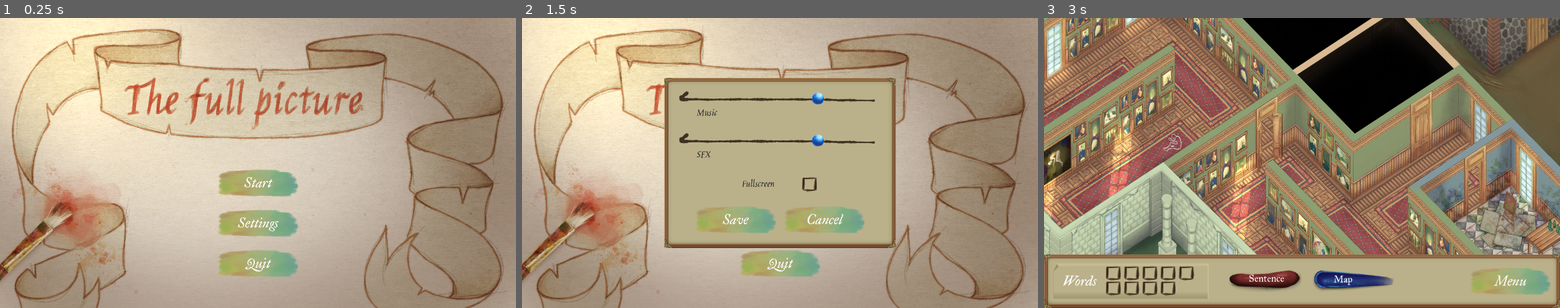
Above: before the commit, frames 1-3 (left to right).
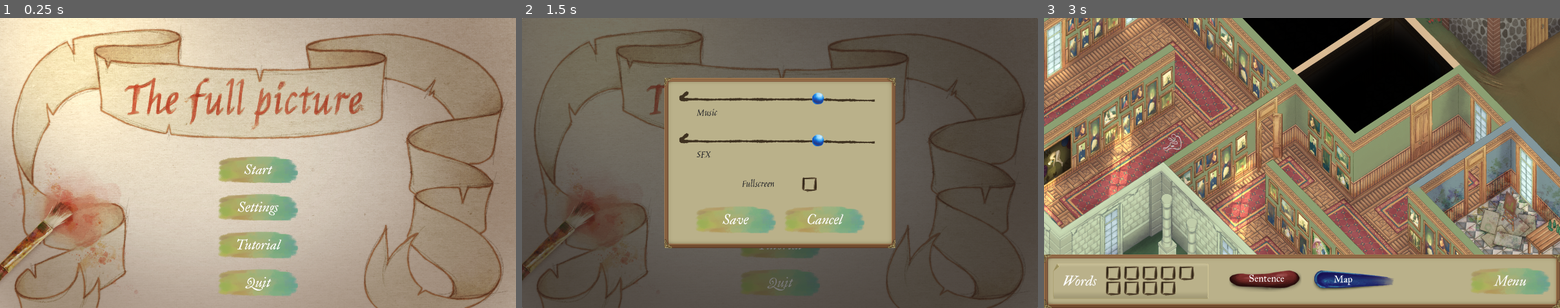
Above: after the commit, the same moments.

Repository: 100-Devs-1-Game/TheFullPicture
Game: Godot game, scene res://menus/main_menu.tscn
Same seed, same stepped clock (60 frames per second), same inputs: the game is played once before the commit and once after it. Sound files missing from this copy of the repository are replaced by a short silence.
Inputs (mouse positions are in pixels of both pictures, inside the frame that each line leads up to):
- Up to frame 1 (0.25 s): no input
- Up to frame 2 (1.5 s): click "Settings" at 0.5 s; click (780, 244) at 1.25 s, where only the run after the commit has a clickable "Tutorial"
- Up to frame 3 (3 s): click "Cancel" at 2 s; click "Start" at 2.75 s

The runs differ from the first frame. In frame 1, 5.5% of the frame differs, in the area x 42-58%, y 47-96%; in frame 2, 74%, in the area x 0-100%, y 0-100%; in frame 3, nothing differs.

Commit message:
Tutorial update

Diff:
--- a/src/menus/main_menu.gd
+++ b/src/menus/main_menu.gd
@@ -1,7 +1,9 @@
 extends Control
 
 @onready var settings_popup: SettingsPopup = $SettingsPopup
+@onready var tutorial_popup: TutorialPopup = $TutorialPopup
 @onready var quit_button: TextureButton = $VBoxContainer/QuitButton
+@onready var blocking_overlay: PanelContainer = $BlockingOverlay
 
 
 
@@ -18,8 +20,20 @@
 
 
 func _on_settings_button_pressed() -> void:
+	blocking_overlay.show()
 	settings_popup.open()
+	settings_popup.closed.connect(on_popup_closed)
+
+
+func _on_tutorial_button_pressed() -> void:
+	blocking_overlay.show()
+	tutorial_popup.show()
+	tutorial_popup.closed.connect(on_popup_closed)
 
 
 func _on_quit_button_pressed() -> void:
 	get_tree().quit()
+
+
+func on_popup_closed():
+	blocking_overlay.hide()
--- a/src/menus/main_menu.tscn
+++ b/src/menus/main_menu.tscn
@@ -1,10 +1,11 @@
-[gd_scene load_steps=9 format=3 uid="uid://dctujakcy61p2"]
+[gd_scene load_steps=11 format=3 uid="uid://dctujakcy61p2"]
 
 [ext_resource type="PackedScene" uid="uid://bdm23kuuc3m74" path="res://ui/components/menu_button.tscn" id="1_8gy84"]
 [ext_resource type="Script" uid="uid://bvdfmvl4aql2i" path="res://menus/main_menu.gd" id="1_ij7vn"]
 [ext_resource type="Texture2D" uid="uid://bgv5cbttm1rko" path="res://assets/art/main_menu/Start.jpg" id="2_oblsv"]
 [ext_resource type="FontFile" uid="uid://jimsitoijr6" path="res://assets_external/fonts/IM_Fell_Great_Primer/IMFellGreatPrimer-Italic.ttf" id="3_rqbgu"]
 [ext_resource type="PackedScene" uid="uid://bgvhmukqvy84h" path="res://menus/settings_popup.tscn" id="3_yjgyn"]
+[ext_resource type="PackedScene" uid="uid://ytsibd2sd08a" path="res://menus/tutorial_popup.tscn" id="6_a63lr"]
 
 [sub_resource type="LabelSettings" id="LabelSettings_oblsv"]
 resource_local_to_scene = true
@@ -12,6 +13,11 @@
 font_size = 50
 
 [sub_resource type="LabelSettings" id="LabelSettings_a63lr"]
+resource_local_to_scene = true
+font = ExtResource("3_rqbgu")
+font_size = 50
+
+[sub_resource type="LabelSettings" id="LabelSettings_hswy5"]
 resource_local_to_scene = true
 font = ExtResource("3_rqbgu")
 font_size = 50
@@ -39,10 +45,10 @@
 [node name="VBoxContainer" type="VBoxContainer" parent="."]
 layout_mode = 0
 offset_left = 810.0
-offset_top = 564.0
+offset_top = 515.0
 offset_right = 1110.0
-offset_bottom = 964.0
-theme_override_constants/separation = 50
+offset_bottom = 1035.0
+theme_override_constants/separation = 40
 
 [node name="StartButton" parent="VBoxContainer" instance=ExtResource("1_8gy84")]
 layout_mode = 2
@@ -58,6 +64,13 @@
 text = "Settings"
 label_settings = SubResource("LabelSettings_a63lr")
 
+[node name="TutorialButton" parent="VBoxContainer" instance=ExtResource("1_8gy84")]
+layout_mode = 2
+
+[node name="Label" parent="VBoxContainer/TutorialButton" index="0"]
+text = "Tutorial"
+label_settings = SubResource("LabelSettings_hswy5")
+
 [node name="QuitButton" parent="VBoxContainer" instance=ExtResource("1_8gy84")]
 layout_mode = 2
 
@@ -65,14 +78,29 @@
 text = "Quit"
 label_settings = SubResource("LabelSettings_pwbes")
 
+[node name="BlockingOverlay" type="PanelContainer" parent="."]
+visible = false
+layout_mode = 1
+anchors_preset = 15
+anchor_right = 1.0
+anchor_bottom = 1.0
+grow_horizontal = 2
+grow_vertical = 2
+
 [node name="SettingsPopup" parent="." instance=ExtResource("3_yjgyn")]
+visible = false
+layout_mode = 1
+
+[node name="TutorialPopup" parent="." instance=ExtResource("6_a63lr")]
 visible = false
 layout_mode = 1
 
 [connection signal="pressed" from="VBoxContainer/StartButton" to="." method="_on_start_button_pressed"]
 [connection signal="pressed" from="VBoxContainer/SettingsButton" to="." method="_on_settings_button_pressed"]
+[connection signal="pressed" from="VBoxContainer/TutorialButton" to="." method="_on_tutorial_button_pressed"]
 [connection signal="pressed" from="VBoxContainer/QuitButton" to="." method="_on_quit_button_pressed"]
 
 [editable path="VBoxContainer/StartButton"]
 [editable path="VBoxContainer/SettingsButton"]
+[editable path="VBoxContainer/TutorialButton"]
 [editable path="VBoxContainer/QuitButton"]
--- a/src/menus/settings_popup.gd
+++ b/src/menus/settings_popup.gd
@@ -1,5 +1,7 @@
 class_name SettingsPopup
 extends CenterContainer
+
+signal closed
 
 @onready var music_slider: HSlider = %MusicSlider
 @onready var sfx_slider: HSlider = %SFXSlider
@@ -24,3 +26,4 @@
 
 func _on_cancel_button_pressed() -> void:
 	hide()
+	closed.emit()
--- /dev/null
+++ b/src/menus/tutorial_popup.gd
@@ -0,0 +1,11 @@
+class_name TutorialPopup
+extends CenterContainer
+
+
+signal closed
+
+
+
+func _on_close_button_pressed() -> void:
+	hide()
+	closed.emit()
--- /dev/null
+++ b/src/menus/tutorial_popup.tscn
@@ -0,0 +1,53 @@
+[gd_scene load_steps=7 format=3 uid="uid://ytsibd2sd08a"]
+
+[ext_resource type="Script" uid="uid://c4thsiqxsjjps" path="res://menus/tutorial_popup.gd" id="1_mxy3a"]
+[ext_resource type="StyleBox" uid="uid://opg1fo6x4a5l" path="res://ui/panel_background.stylebox" id="1_roied"]
+[ext_resource type="Texture2D" uid="uid://b6w5d5rxac4n4" path="res://assets/art/main_menu/How_to_play.png" id="2_mxy3a"]
+[ext_resource type="PackedScene" uid="uid://bdm23kuuc3m74" path="res://ui/components/menu_button.tscn" id="3_4kg5x"]
+[ext_resource type="FontFile" uid="uid://jimsitoijr6" path="res://assets_external/fonts/IM_Fell_Great_Primer/IMFellGreatPrimer-Italic.ttf" id="4_hqpeq"]
+
+[sub_resource type="LabelSettings" id="LabelSettings_hjgkh"]
+resource_local_to_scene = true
+font = ExtResource("4_hqpeq")
+font_size = 50
+
+[node name="TutorialPopup" type="CenterContainer"]
+anchors_preset = 15
+anchor_right = 1.0
+anchor_bottom = 1.0
+grow_horizontal = 2
+grow_vertical = 2
+script = ExtResource("1_mxy3a")
+
+[node name="PanelContainer" type="PanelContainer" parent="."]
+layout_mode = 2
+theme_override_styles/panel = ExtResource("1_roied")
+
+[node name="MarginContainer" type="MarginContainer" parent="PanelContainer"]
+layout_mode = 2
+theme_override_constants/margin_left = -20
+theme_override_constants/margin_top = -20
+theme_override_constants/margin_right = -20
+theme_override_constants/margin_bottom = -20
+
+[node name="TextureRect" type="TextureRect" parent="PanelContainer/MarginContainer"]
+layout_mode = 2
+texture = ExtResource("2_mxy3a")
+
+[node name="MarginContainer" type="MarginContainer" parent="PanelContainer/MarginContainer"]
+layout_mode = 2
+theme_override_constants/margin_right = 25
+theme_override_constants/margin_bottom = 25
+
+[node name="CloseButton" parent="PanelContainer/MarginContainer/MarginContainer" instance=ExtResource("3_4kg5x")]
+layout_mode = 2
+size_flags_horizontal = 8
+size_flags_vertical = 8
+
+[node name="Label" parent="PanelContainer/MarginContainer/MarginContainer/CloseButton" index="0"]
+text = "Close"
+label_settings = SubResource("LabelSettings_hjgkh")
+
+[connection signal="pressed" from="PanelContainer/MarginContainer/MarginContainer/CloseButton" to="." method="_on_close_button_pressed"]
+
+[editable path="PanelContainer/MarginContainer/MarginContainer/CloseButton"]
Binary file added: src/assets/art/main_menu/How_to_play.png
Not shown, added: src/assets/art/main_menu/How_to_play.png.import
Not shown, added: src/menus/tutorial_popup.gd.uid
